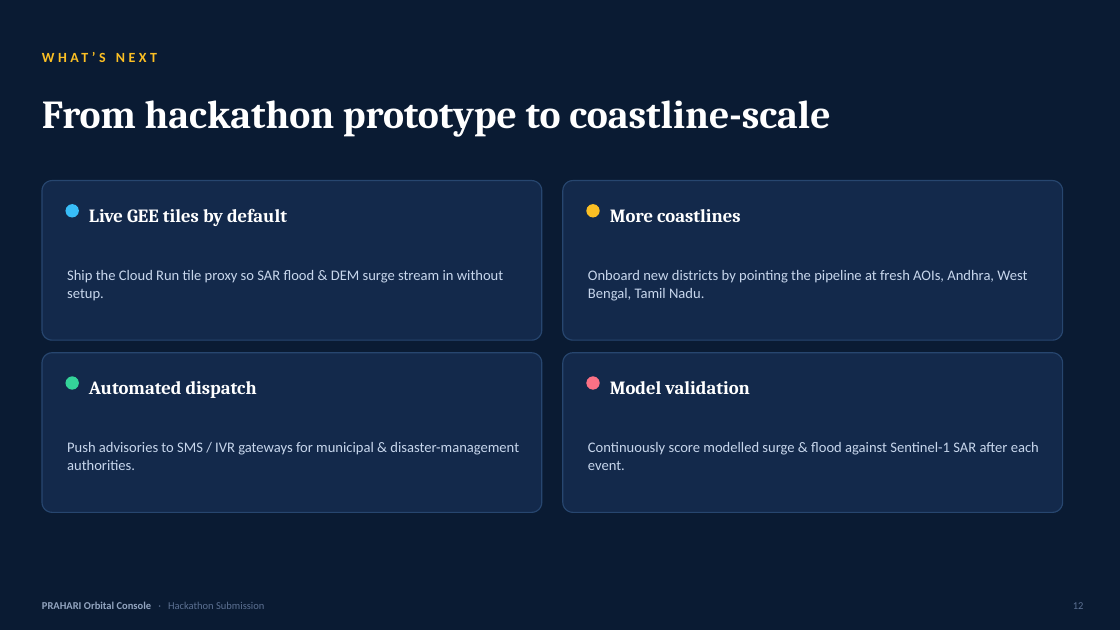
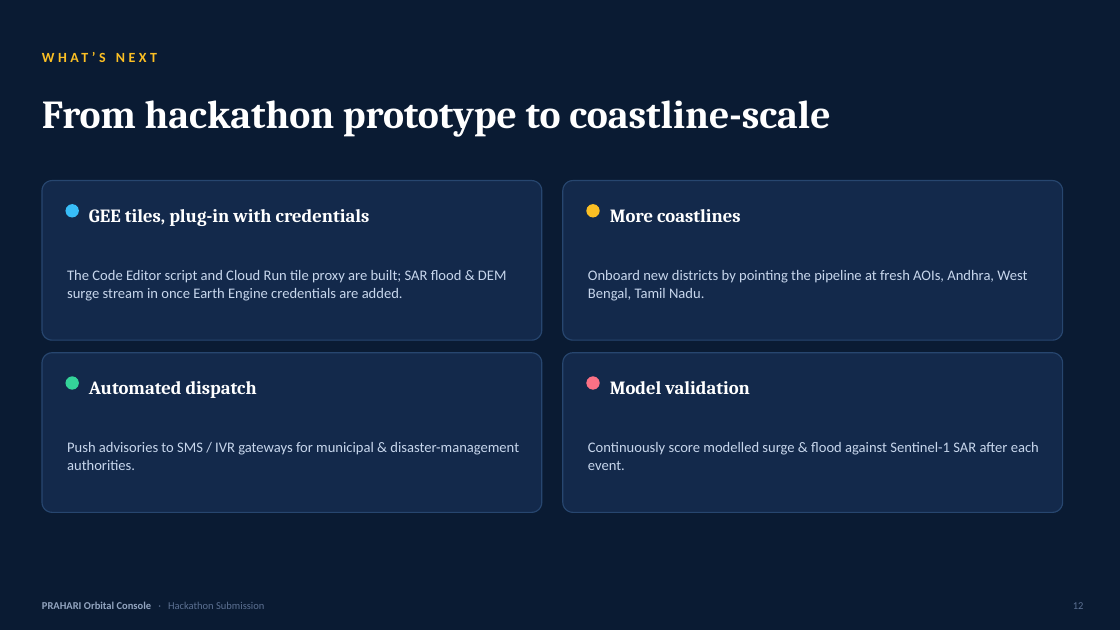
Before and after one commit to abhishek-0706/prahari-orbital-console, a slide deck: slide 12 of demo/PRAHARI_Orbital_Console.pptx. Drawn at 1120x630 pixels with LibreOffice and Linux fonts; fonts in the diff are those of the drawing. Boxes give left, top, right and bottom in pixels: in the first picture for what was removed or moved away, otherwise in the second. Text is boxed around its words. In the diff, an @@ line names an element or a change of style, - is before the commit and + after.

```diff
--- a/demo/PRAHARI_Orbital_Console.pptx
+++ b/demo/PRAHARI_Orbital_Console.pptx
@@ text at [89, 209, 370, 226]: text changed @@
-Live GEE tiles by default
+GEE tiles, plug-in with credentials
@@ text at [67, 270, 507, 301]: text changed @@
-Ship the Cloud Run tile proxy so SAR flood & DEM surge stream in without setup.
+The Code Editor script and Cloud Run tile proxy are built; SAR flood & DEM surge stream in once Earth Engine credentials are added.
```
Also in this commit, not shown: 5 other slides changed, 4 other files.
